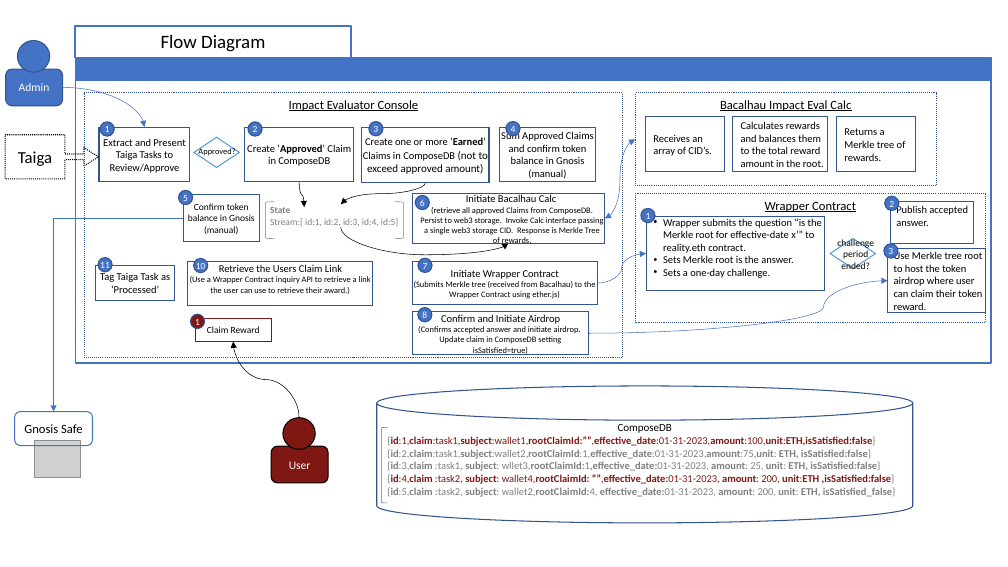
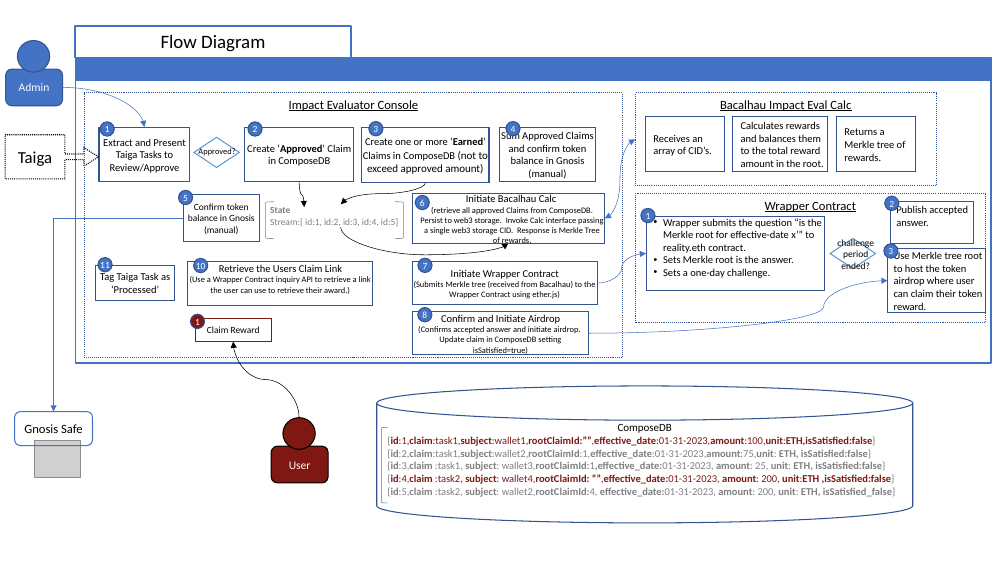
Before and after one commit to Cooperation-org/linked-trust-impact-eval, a slide deck: slide 5 of doc/ImpactEvaluatorsGrant.pptx (slide 1 before the commit). Drawn at 1008x567 pixels with LibreOffice and Linux fonts; fonts in the diff are those of the drawing; grey boxes stand for pictures. Boxes give left, top, right and bottom in pixels: in the first picture for what was removed or moved away, otherwise in the second. Text is boxed around its words. In the diff, an @@ line names an element or a change of style, - is before the commit and + after.

```diff
--- a/doc/ImpactEvaluatorsGrant.pptx
+++ b/doc/ImpactEvaluatorsGrant.pptx
@@ text at box(387, 461, 885, 471): text changed @@
-{id:3,claim :task1, subject: wllet3,rootClaimId:1,effective_date:01-31-2023, amount: 25, unit: ETH, isSatisfied:false}
+{id:3,claim :task1, subject: wallet3,rootClaimId:1,effective_date:01-31-2023, amount: 25, unit: ETH, isSatisfied:false}
```
Also in this commit, not shown: 1 other slide changed, 4 slides added, 4 other files.
